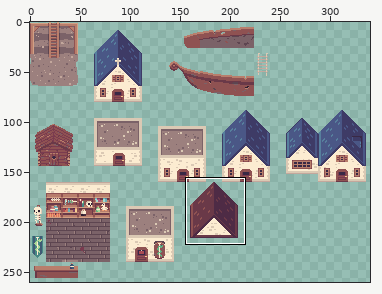
Two versions of one sprite sheet, static/images/large-sprites.png. The first picture is a wide view before the edit; the outline marks the close-up.
Close-up. Old version:
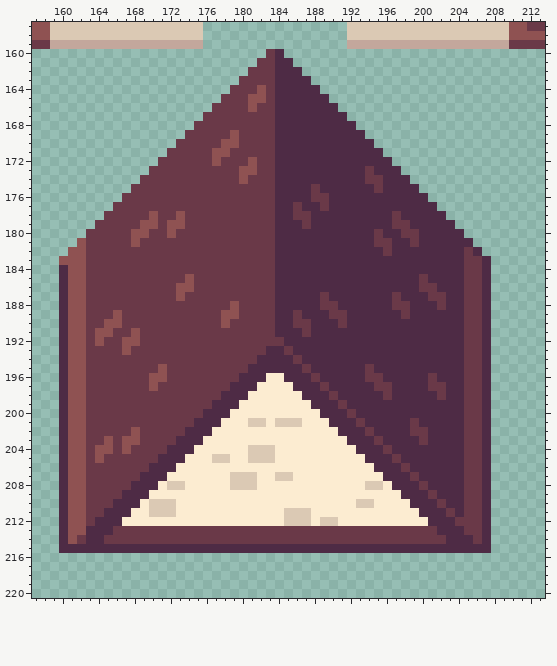
The file is 400x400 pixels. Shown: x 157..213, y 157..220. The wide view leaves out empty margins. The commit also changed other parts of the picture, which this record leaves out.
The result:
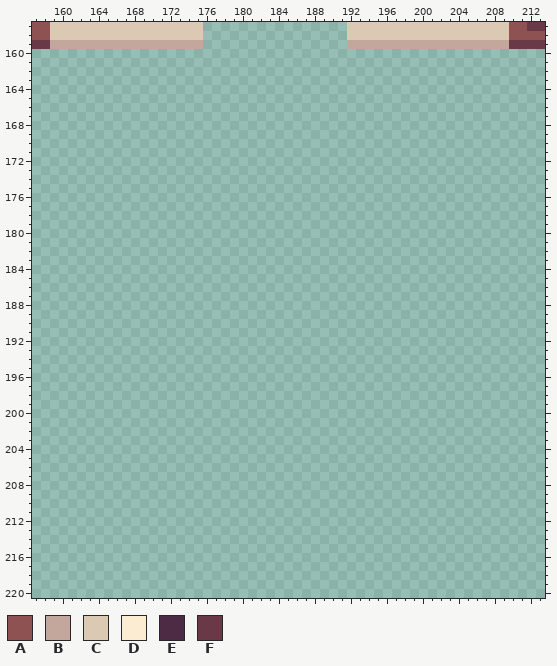
Palette (. is transparent): A #8f5252  B #c3a79c  C #dbc9b4  D #fcecd1  E #4e2b45  F #6a3948
The edit:
@@ x 157..213 @@
 159 FFBBBBBBBBBBBBBBBBB................BBBBBBBBBBBBBBBBBBFFFF
-160 ..........................FE.............................
-161 .........................FFEE............................
-162 ........................FFFEEE...........................
-163 .......................FFFFEEEE..........................
-164 ......................FFFAFEEEEE.........................
-165 .....................FFFAAFEEEEEE........................
-166 ....................FFFFAFFEEEEEEE.......................
-167 ...................FFFFFFFFEEEEEEEE......................
-168 ..................FFFFFFFFFEEEEEEEEE.....................
-169 .................FFFFFAFFFFEEEEEEEEEE....................
-170 ................FFFFFAAFFFFEEEEEEEEEEE...................
-171 ...............FFFFFAAFFFFFEEEEEEEEEEEE..................
-172 ..............FFFFFFAFFFAFFEEEEEEEEEEEEE.................
-173 .............FFFFFFFFFFAAFFEEEEEEEEEEFEEE................
-174 ............FFFFFFFFFFFAFFFEEEEEEEEEEFFEEE...............
-175 ...........FFFFFFFFFFFFFFFFEEEEFEEEEEEFEEEE..............
-176 ..........FFFFFFFFFFFFFFFFFEEEEFFEEEEEEEEEEE.............
-177 .........FFFFFFFFFFFFFFFFFFEEFEEFEEEEEEEEEEEE............
-178 ........FFFFFAFFAFFFFFFFFFFEEFFEEEEEEEEEFEEEEE...........
-179 .......FFFFFAAFAAFFFFFFFFFFEEEFEEEEEEEEEFFEEEEE..........
-180 ......FFFFFAAFFAFFFFFFFFFFFEEEEEEEEEEEFEEFFEEEEE.........
-181 .....AFFFFFAFFFFFFFFFFFFFFFEEEEEEEEEEEFFEEFEEEEEE........
-182 ....AAFFFFFFFFFFFFFFFFFFFFFEEEEEEEEEEEEFEEEEEEEEFE.......
-183 ...AAAFFFFFFFFFFFFFFFFFFFFFEEEEEEEEEEEEEEEEEEEEEFFE......
-184 ...EAAFFFFFFFFFFFFFFFFFFFFFEEEEEEEEEEEEEEEEEEEEEFFE......
-185 ...EAAFFFFFFFFFFFAFFFFFFFFFEEEEEEEEEEEEEEEEFEEEEFFE......
-186 ...EAAFFFFFFFFFFAAFFFFFFFFFEEEEEEEEEEEEEEEEFFEEEFFE......
-187 ...EAAFFFFFFFFFFAFFFFFFFFFFEEEEEFEEEEEEEFEEEFFEEFFE......
-188 ...EAAFFFFFFFFFFFFFFFFAFFFFEEEEEFFEEEEEEFFEEEFEEFFE......
-189 ...EAAFFFAFFFFFFFFFFFAAFFFFEEFEEEFFEEEEEEFEEEEEEFFE......
-190 ...EAAFFAAFFFFFFFFFFFAFFFFFEEFFEEEFEEEEEEEEEEEEEFFE......
-191 ...EAAFAAFFAFFFFFFFFFFFFFFFEEEFEEEEEEEEEEEEEEEEEFFE......
-192 ...EAAFAFFAAFFFFFFFFFFFFFFFFEEEEEEEEEEEEEEEEEEEEFFE......
-193 ...EAAFFFFAFFFFFFFFFFFFFFFEEFEEEEEEEEEEEEEEEEEEEFFE......
-194 ...EAAFFFFFFFFFFFFFFFFFFFEEEEFEEEEEEEEEEEEEEEEEEFFE......
-195 ...EAAFFFFFFFFAFFFFFFFFFEEEEEEFEEEEEEFEEEEEEEEEEFFE......
-196 ...EAAFFFFFFFAAFFFFFFFFEEEDDEEEFEEEEEFFEEEEEFEEEFFE......
-197 ...EAAFFFFFFFAFFFFFFFFEEEDDDDEEEFEEEEEFFEEEEFFEEFFE......
-198 ...EAAFFFFFFFFFFFFFFFEEEDDDDDDEEEFEEEEEFEEEEEFEEFFE......
-199 ...EAAFFFFFFFFFFFFFFEEEDDDDDDDDEEEFEEEEEEEEEEEEEFFE......
-200 ...EAAFFFFFFFFFFFFFEEEDDDDDDDDDDEEEFEEEEEEEEEEEEFFE......
-201 ...EAAFFFFFFFFFFFFEEEDDDCCDCCCDDDEEEFEEEEEFEEEEEFFE......
-202 ...EAAFFFFFAFFFFFEEEDDDDDDDDDDDDDDEEEFEEEEFFEEEEFFE......
-203 ...EAAFFAFAAFFFFEEEDDDDDDDDDDDDDDDDEEEFEEEEFEEEEFFE......
-204 ...EAAFAAFAFFFFEEEDDDDDDCCCDDDDDDDDDEEEFEEEEEEEEFFE......
-205 ...EAAFAFFFFFFEEEDDDCCDDCCCDDDDDDDDDDEEEFEEEEEEEFFE......
-206 ...EAAFFFFFFFEEEDDDDDDDDDDDDDDDDDDDDDDEEEFEEEEEEFFE......
-207 ...EAAFFFFFFEEEDDDDDDDCCCDDCCDDDDDDDDDDEEEFEEEEEFFE......
-208 ...EAAFFFFFEEEDCCDDDDDCCCDDDDDDDDDDDDCCDEEEFEEEEFFE......
-209 ...EAAFFFFEEEDDDDDDDDDDDDDDDDDDDDDDDDDDDDEEEFEEEFFE......
-210 ...EAAFFFEEEDCCCDDDDDDDDDDDDDDDDDDDDCCDDDDEEEFEEFFE......
-211 ...EAAFFEEEDDCCCDDDDDDDDDDDDCCCDDDDDDDDDDDDEEEFEFFE......
-212 ...EAAFEEEDDDDDDDDDDDDDDDDDDCCCDCCDDDDDDDDDDEEEFFFE......
-213 ...EAAEEEFFFFFFFFFFFFFFFFFFFFFFFFFFFFFFFFFFFFEEEFFE......
-214 ...EAFEEFFFFFFFFFFFFFFFFFFFFFFFFFFFFFFFFFFFFFFEEEFE......
-215 ...EEEEEEEEEEEEEEEEEEEEEEEEEEEEEEEEEEEEEEEEEEEEEEEE......
+160 .........................................................
+161 .........................................................
+162 .........................................................
+163 .........................................................
+164 .........................................................
+165 .........................................................
+166 .........................................................
+167 .........................................................
+168 .........................................................
+169 .........................................................
+170 .........................................................
+171 .........................................................
+172 .........................................................
+173 .........................................................
+174 .........................................................
+175 .........................................................
+176 .........................................................
+177 .........................................................
+178 .........................................................
+179 .........................................................
+180 .........................................................
+181 .........................................................
+182 .........................................................
+183 .........................................................
+184 .........................................................
+185 .........................................................
+186 .........................................................
+187 .........................................................
+188 .........................................................
+189 .........................................................
+190 .........................................................
+191 .........................................................
+192 .........................................................
+193 .........................................................
+194 .........................................................
+195 .........................................................
+196 .........................................................
+197 .........................................................
+198 .........................................................
+199 .........................................................
+200 .........................................................
+201 .........................................................
+202 .........................................................
+203 .........................................................
+204 .........................................................
+205 .........................................................
+206 .........................................................
+207 .........................................................
+208 .........................................................
+209 .........................................................
+210 .........................................................
+211 .........................................................
+212 .........................................................
+213 .........................................................
+214 .........................................................
+215 .........................................................
 216 .........................................................
Changed places in both close-ups, as pixel boxes (x1, y1, x2, y2):
erased: (59, 49, 491, 553)
